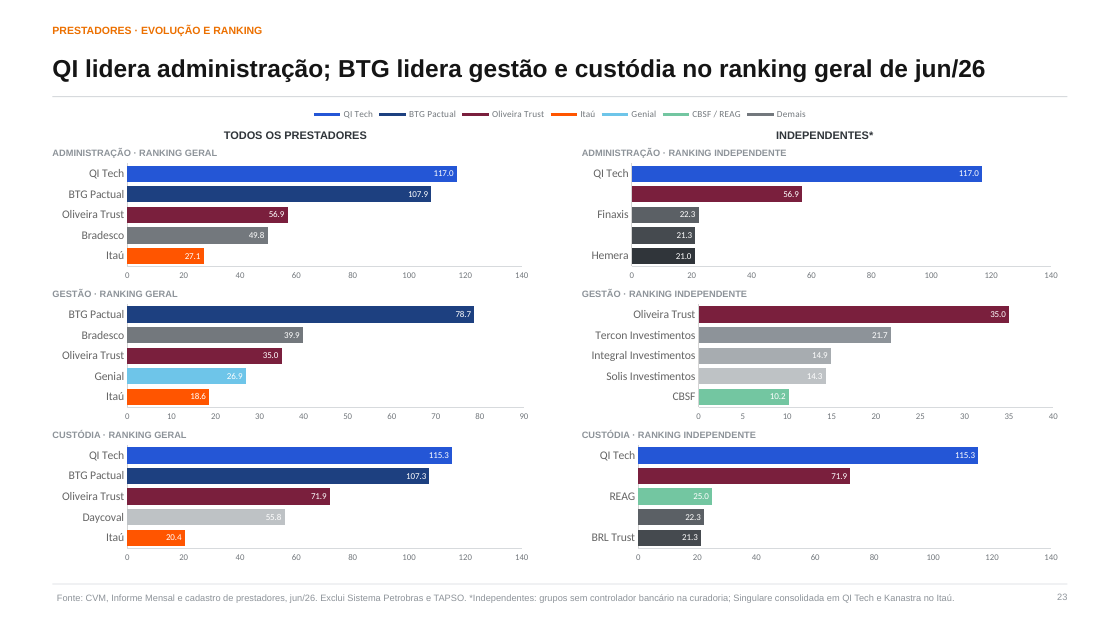
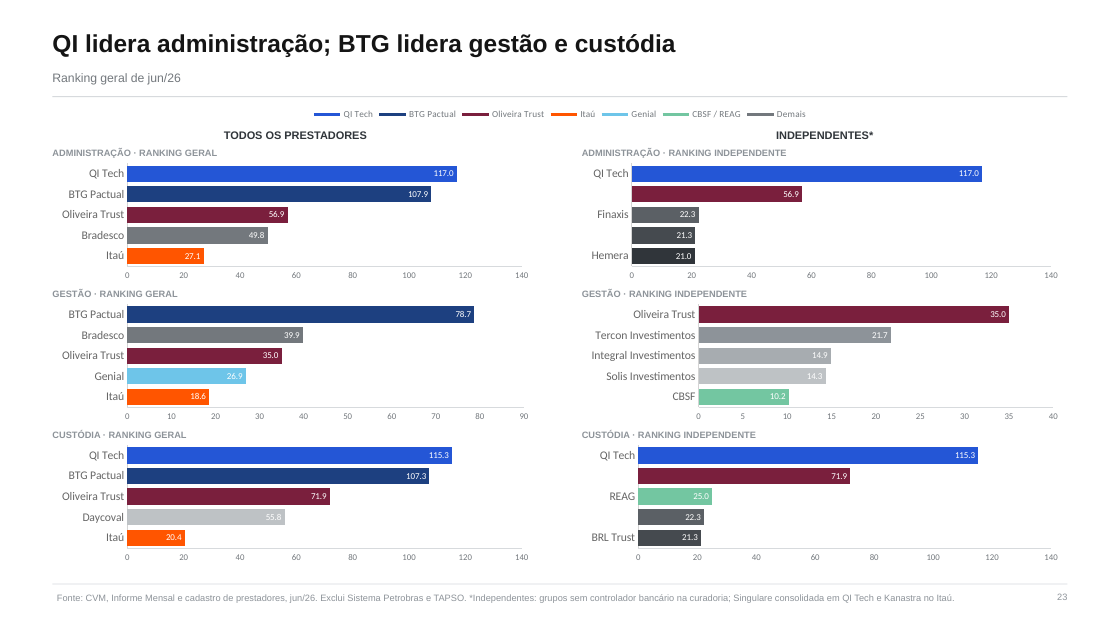
Before and after one commit to abalroar/fidc, a slide deck: slide 23 of data/industry_study/generated_revision/industry_executive_revised.pptx. Drawn at 1120x630 pixels with LibreOffice and Linux fonts; fonts in the diff are those of the drawing. Boxes give left, top, right and bottom in pixels: in the first picture for what was removed or moved away, otherwise in the second. Text is boxed around its words. In the diff, an @@ line names an element or a change of style, - is before the commit and + after.

```diff
--- a/data/industry_study/generated_revision/industry_executive_revised.pptx
+++ b/data/industry_study/generated_revision/industry_executive_revised.pptx
@@ text "QI lidera administração; BTG lidera ..." at [52,34,676,57]: vertical alignment top to middle @@
@@ text at [52,34,676,57]: text changed; size 9 to 21 pt; text colour #EC7000 to #151515 @@
-PRESTADORES · EVOLUÇÃO E RANKING
+QI lidera administração; BTG lidera gestão e custódia
@@ text at [52,73,181,85]: text changed; size 21 to 10.5 pt; text colour #151515 to #73787D; bold off @@
-QI lidera administração; BTG lidera gestão e custódia no ranking geral de jun/26
+Ranking geral de jun/26
```
Also in this commit, not shown: 16 other slides changed, 17 other files.
